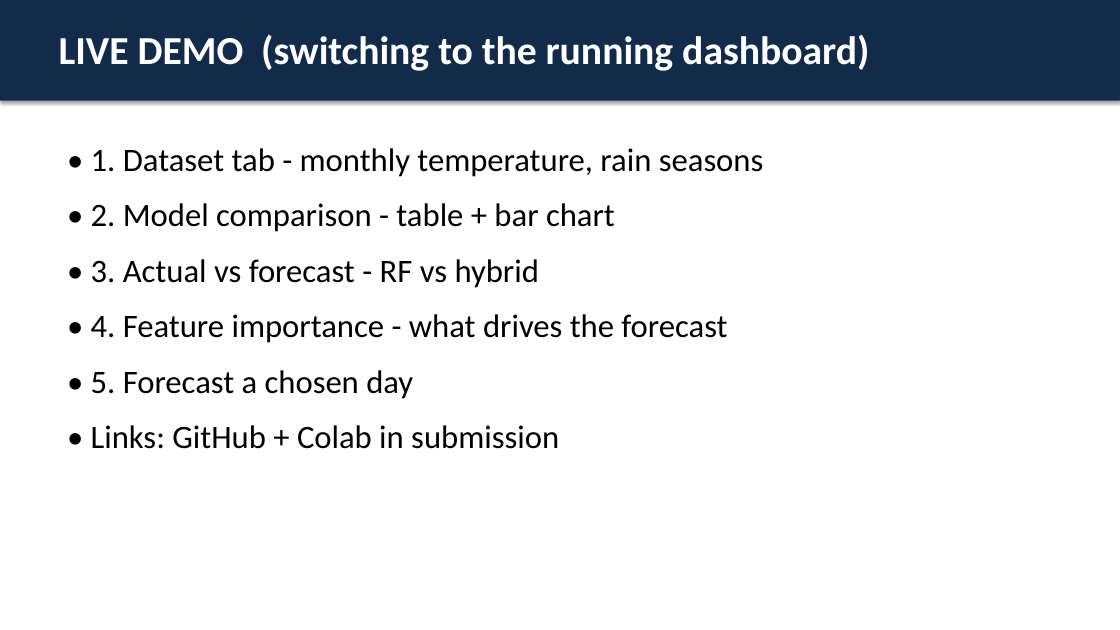
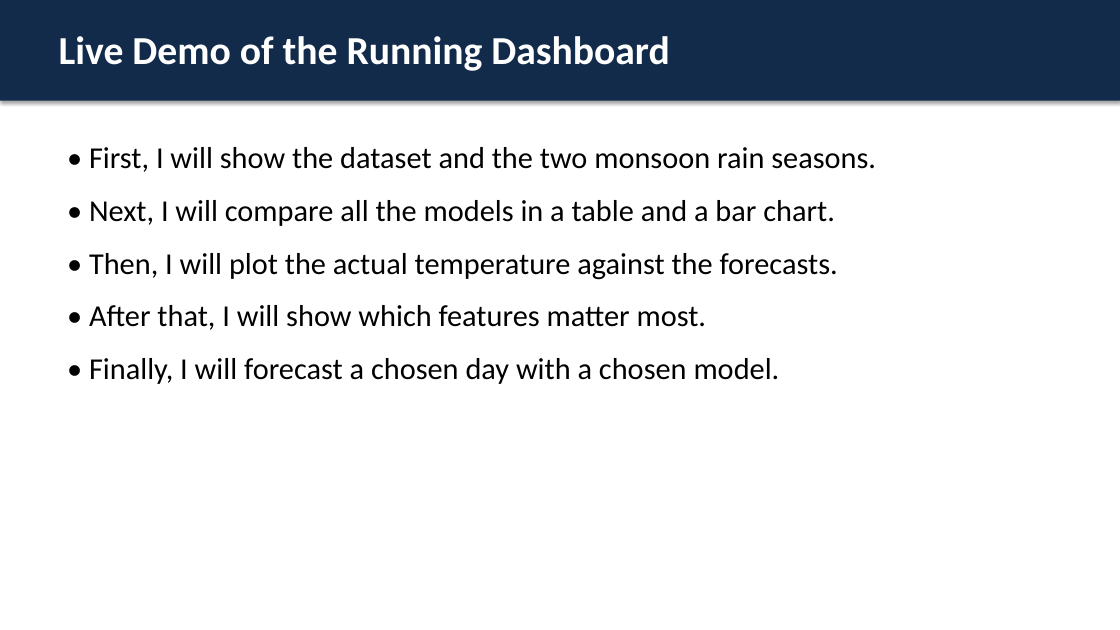
Before and after one commit to Dimashi2002/ensemble-learning-dashboard-lk, a slide deck: slide 5 of slides/Presentation.pptx. Drawn at 1120x630 pixels with LibreOffice and Linux fonts; fonts in the diff are those of the drawing. Boxes give left, top, right and bottom in pixels: in the first picture for what was removed or moved away, otherwise in the second. Text is boxed around its words. In the diff, an @@ line names an element or a change of style, - is before the commit and + after.

```diff
--- a/slides/Presentation.pptx
+++ b/slides/Presentation.pptx
@@ text at box(59, 36, 669, 71): text changed @@
-LIVE DEMO (switching to the running dashboard)
+Live Demo of the Running Dashboard
@@ text at box(89, 147, 876, 384): text changed; size 28 to 26 pt @@
-• 1. Dataset tab - monthly temperature, rain seasons
-• 2. Model comparison - table + bar chart
-• 3. Actual vs forecast - RF vs hybrid
-• 4. Feature importance - what drives the forecast
-• 5. Forecast a chosen day
-• Links: GitHub + Colab in submission
+• First, I will show the dataset and the two monsoon rain seasons.
+• Next, I will compare all the models in a table and a bar chart.
+• Then, I will plot the actual temperature against the forecasts.
+• After that, I will show which features matter most.
+• Finally, I will forecast a chosen day with a chosen model.
```
Also in this commit, not shown: 4 other slides changed, 2 other files.
